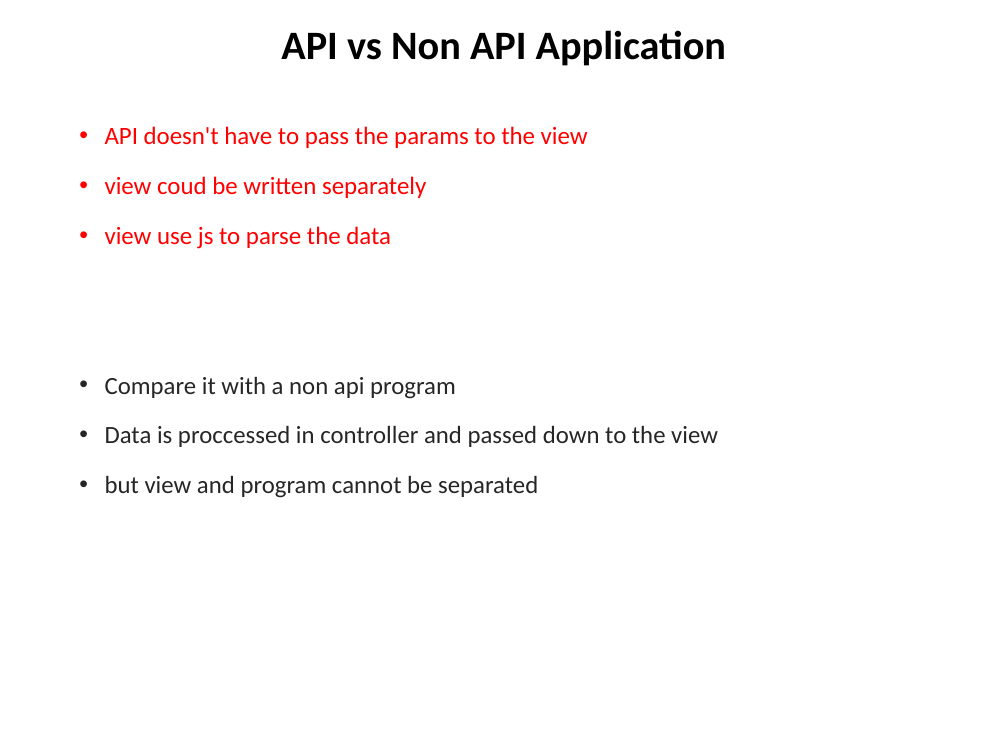
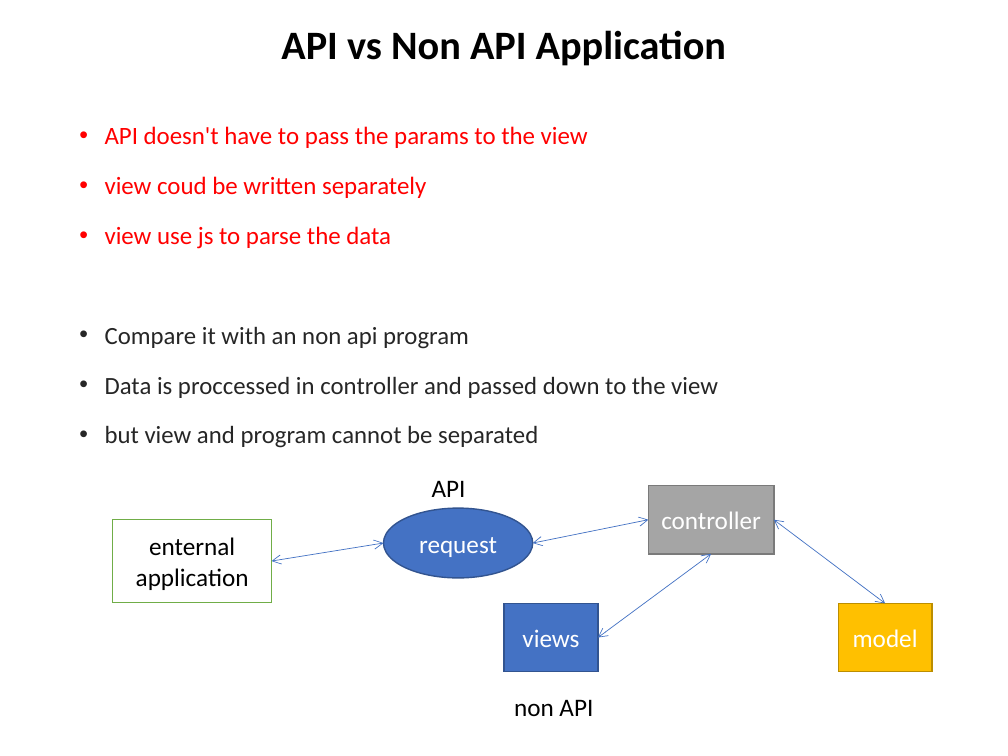
Before and after one commit to chuacw/SGUS-Slides, a slide deck: slide 12 of BCI - Batch2 - Day8 - Node & Express 2.pptx (slide 13 before the commit). Drawn at 1008x756 pixels with LibreOffice and Linux fonts; fonts in the diff are those of the drawing. Boxes give left, top, right and bottom in pixels: in the first picture for what was removed or moved away, otherwise in the second. Text is boxed around its words. In the diff, an @@ line names an element or a change of style, - is before the commit and + after.

```diff
--- a/BCI - Batch2 - Day8 - Node & Express 2.pptx
+++ b/BCI - Batch2 - Day8 - Node & Express 2.pptx
@@ text at <box>105,326,469,349</box>: text changed @@
-• Compare it with a non api program
+• Compare it with an non api program
@@ text added at <box>432,480,466,497</box>, 18 pt, text #000000 @@
+API
@@ rectangle added at <box>113,520,272,603</box>, fill #FFFFFF, outline #70AD47 1 pt, 18 pt, text #000000 @@
+enternal application
@@ group added at <box>383,486,932,672</box>: 3 rectangles, 3 double arrows, 1 ellipse @@
+views
+controller
+model
+request
@@ double arrow added from (271, 561) to (383, 543), #4472C4 0.5 pt @@
@@ text added at <box>514,699,593,716</box>, 18 pt, text #000000 @@
+non API
```
Also in this commit, not shown: 6 other slides changed, 2 slides added, 4 slides removed, 1 other file.
